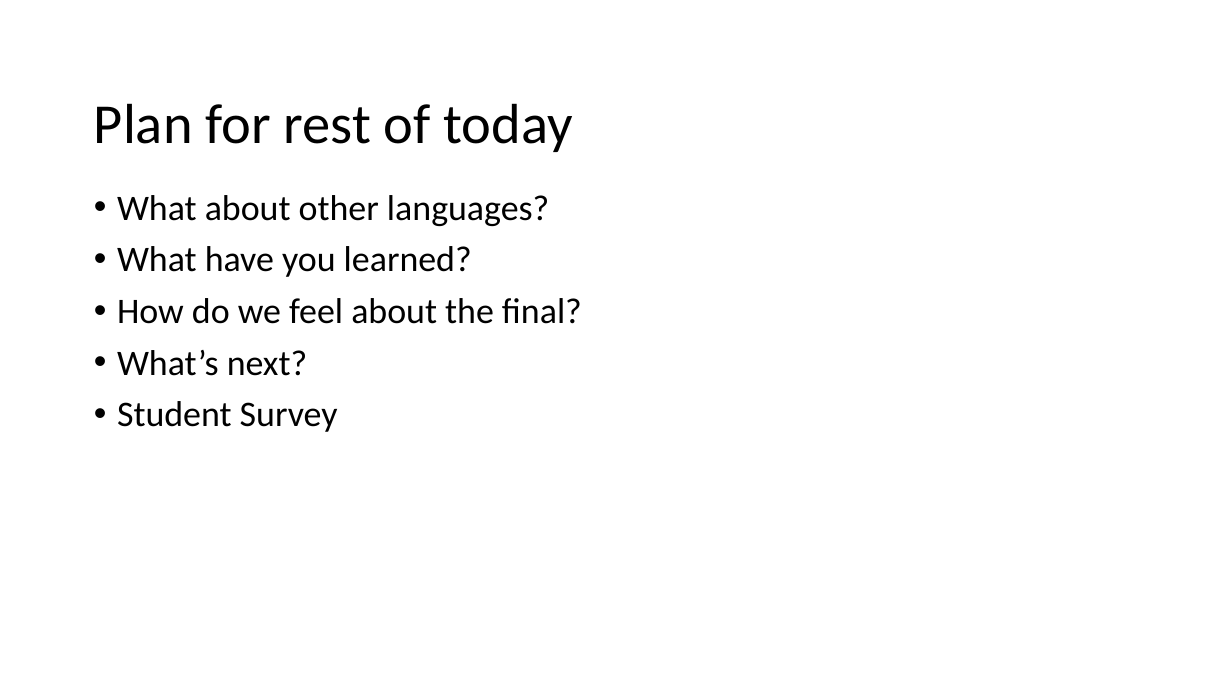
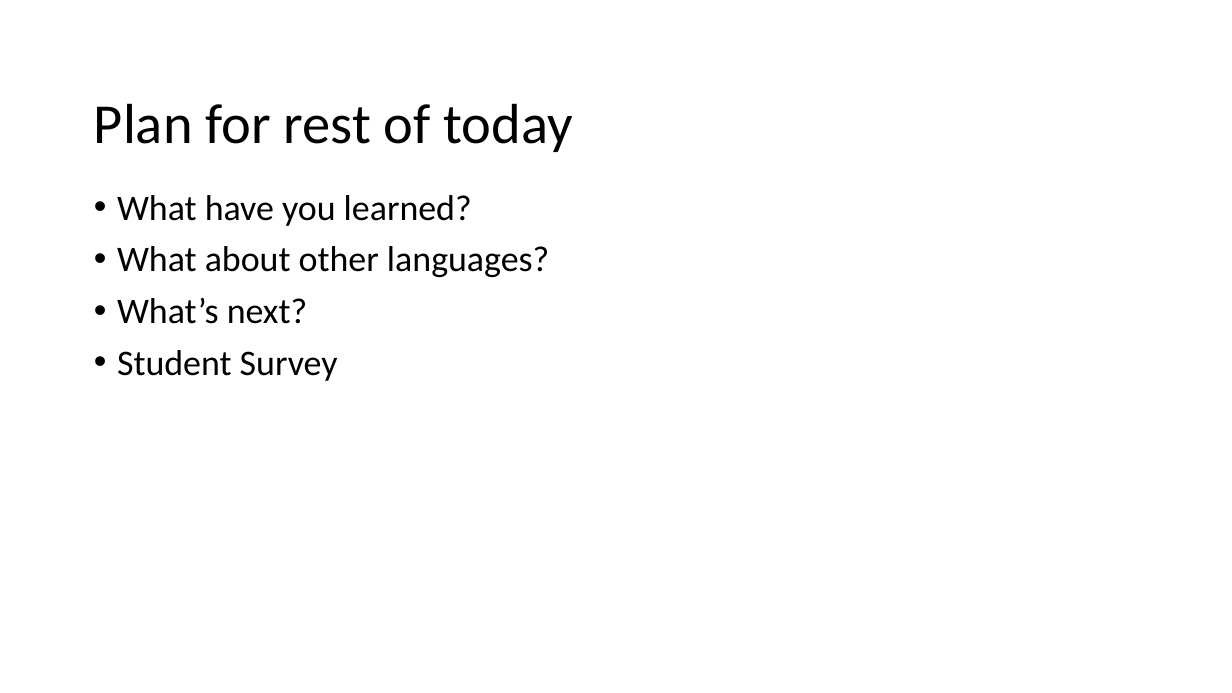
Before and after one commit to GregorKiczales/spd-materials, a slide deck: slide 6 of instructor/l23/lec23-wrap.pptx (slide 7 before the commit). Drawn at 1232x693 pixels with LibreOffice and Linux fonts; fonts in the diff are those of the drawing. Boxes give left, top, right and bottom in pixels: in the first picture for what was removed or moved away, otherwise in the second. Text is boxed around its words. In the diff, an @@ line names an element or a change of style, - is before the commit and + after.

```diff
--- a/instructor/l23/lec23-wrap.pptx
+++ b/instructor/l23/lec23-wrap.pptx
@@ text at [117,195,472,226]: paragraph added @@
+• What have you learned?
@@ text at [117,246,582,324]: paragraphs removed @@
-• What have you learned?
-• How do we feel about the final?
```
Also in this commit, not shown: 1 other slide changed, 6 slides added, 4 slides removed, 14 other files.
